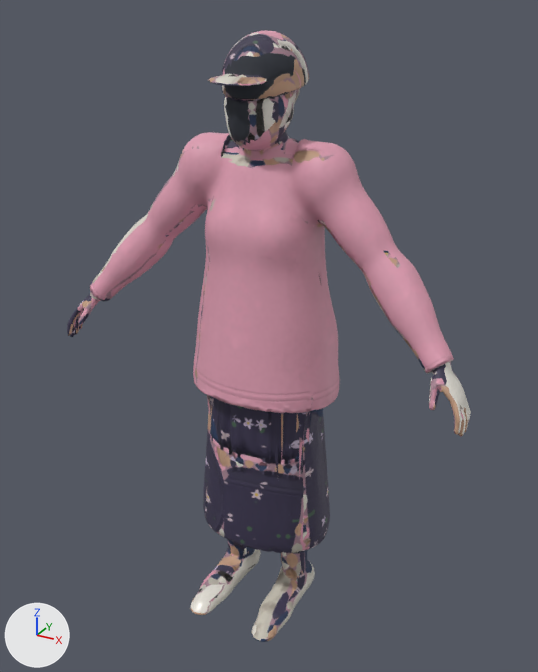
A saved change to the glTF model assets/models/npc/ped_helmet_woman.glb.
One viewpoint serves both versions: a camera (50 mm lens) standing at (0.917, -1.643, 1.679) and looking at (0.013, 0.001, 0.857). Every picture has the same lights, and +X, +Y and +Z are marked at lower left. The older version comes first. Vertices at exactly the same position are counted once.

In view in the first picture: 'Body'.
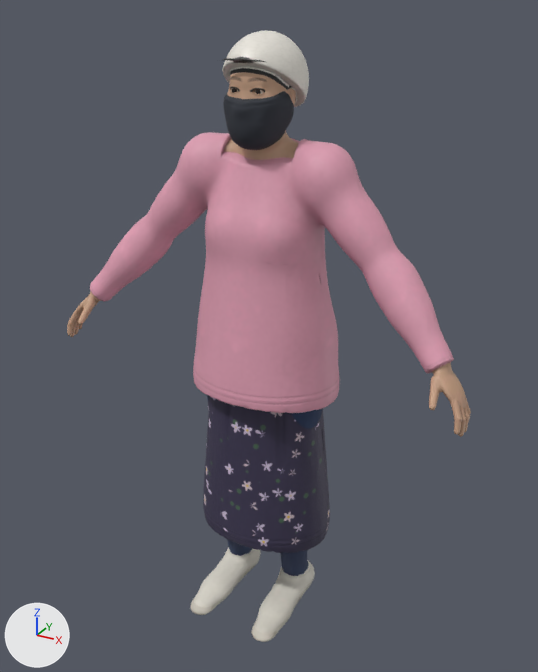
Location of each change, (x1, y1, x2, y2) in pixels of the pictures (538 x 672 px; the box of a moved part takes in the faces that stretch with it):
part 1 of me_ped_helmet_woman_body, moved or reshaped
    before: (208, 39, 380, 254)
    after: (222, 39, 380, 254)
part 2 of me_ped_helmet_woman_body, moved or reshaped
    before: (198, 301, 335, 613)
    after: (198, 292, 335, 573)
part 3 of me_ped_helmet_woman_body, moved or reshaped
    before: (69, 245, 118, 325)
    after: (68, 245, 118, 336)
part 4 of me_ped_helmet_woman_body, reshaped
    before: (440, 341, 471, 417)
    after: (440, 339, 471, 423)
part 5 of me_ped_helmet_woman_body, surface changed
    both: (67, 30, 469, 642)

The change, as a diff of the scene's bpy script:
```diff
--- a/assets/models/npc/ped_helmet_woman.glb.py
+++ b/assets/models/npc/ped_helmet_woman.glb.py
@@ me_ped_helmet_woman_body @@
 # used by ob_body; location = (0.0, 0.0, 0.0)
-me_ped_helmet_woman_body.from_pydata(...)  # 7500 vertices, 15000 faces; spans x -0.6..0.6, y -0.24..0.18, z -0.01..1.63
+me_ped_helmet_woman_body.from_pydata(...)  # 7502 vertices, 15000 faces; spans x -0.6..0.6, y -0.24..0.18, z -0.01..1.63
+# me_ped_helmet_woman_body part 1: 85 vertices moved within x -0.1..0.1, y -0.11..0.13, z 1.25..1.6; 575 vertices removed from x -0.1..0.31, y -0.16..0.13, z 1.19..1.61; 554 vertices added at x -0.1..0.31, y -0.11..0.13, z 1.18..1.61
+# me_ped_helmet_woman_body part 2: 26 vertices moved from x -0.2..0.2, y -0.21..0.1, z 0.01..0.98 to x -0.2..0.2, y -0.21..0.1, z 0.01..0.99; 74 vertices removed from x -0.22..0.2, y -0.16..0.13, z 0.1..1.16; 85 vertices added at x -0.23..0.2, y -0.16..0.17, z 0.07..1.17
+# me_ped_helmet_woman_body part 3: 21 vertices moved within x -0.57..-0.48, y -0.14..-0.04, z 0.83..0.98; 4 vertices removed from x -0.55..-0.46, y -0.08..-0.06, z 0.85..1.04; 9 vertices added at x -0.58..-0.46, y -0.15..-0.05, z 0.8..1.05
+# me_ped_helmet_woman_body part 4: 1 vertex moved within x 0.57, y -0.09, z 0.84; 4 vertices removed from x 0.46..0.6, y -0.09..-0.06, z 0.82..0.95; 11 vertices added at x 0.45..0.6, y -0.13..-0.06, z 0.82..0.96
+# me_ped_helmet_woman_body part 5: 7446 kept faces spanning x -0.6..0.6, y -0.24..0.18, z -0.01..1.63 get new texture (UV) coordinates
 me_ped_helmet_woman_body.materials.append(mat_ped_helmet_woman_mat)
```
